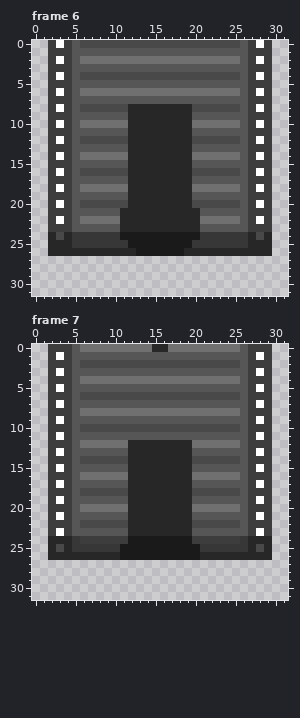
File history of a pixel-art file, Assets/Sprites/Conveyors/End Conv/down end conv.aseprite. This is how it looked before the edit.
32x32 pixels, 10 frames. Colours within 5 levels of each other are drawn and written as one. Shown: frame 6, frame 7. The commit also changed other frames, which this record leaves out.
And afterwards:
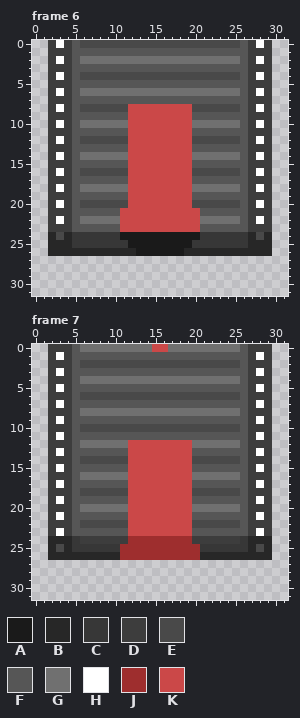
Palette (. is transparent): A #1a1a1a  B #272727  C #373737  D #3d3d3d  E #494949  F #565656  G #707070  H #ffffff  J #9e2e2e  K #cb4848
Changes in this commit:
Frame 6, layer "Layer 7":
Colour K replaces colour B in rows 8 to 20 at x 12 to 19; in rows 21 to 23 at x 11 to 20.
Frame 7, layer "Layer 7":
Colour J replaces colour A in row 24 at x 12 to 19; in rows 25 to 26 at x 11 to 20.
Colour K replaces colour B in row 0 at x 15 to 16; in rows 12 to 23 at x 12 to 19.
